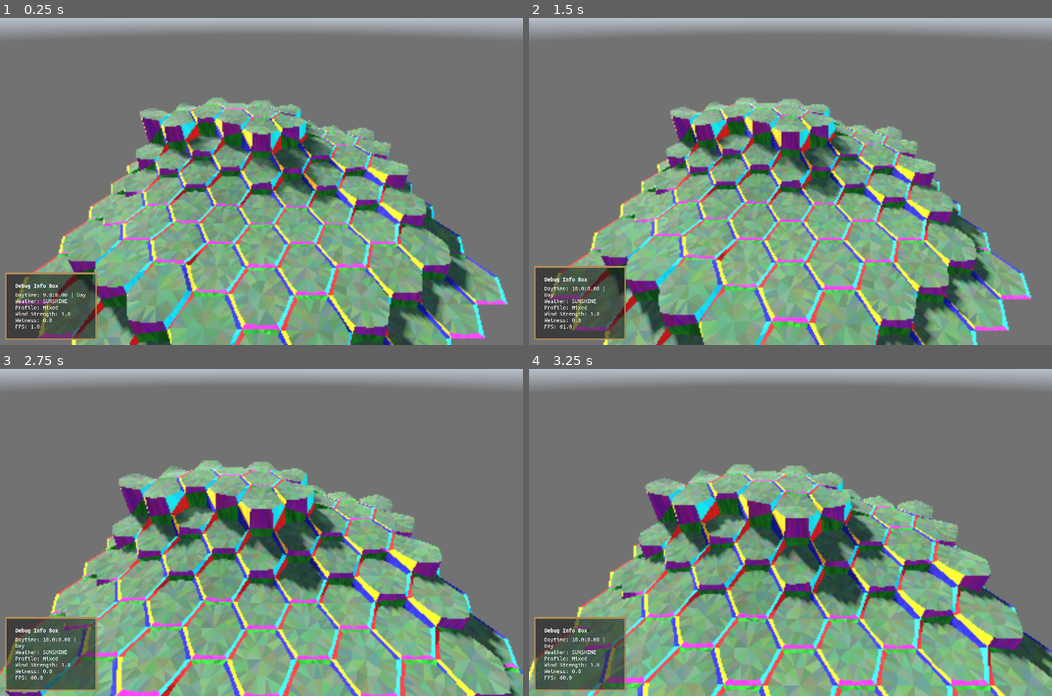
Above: before the commit, frames 1-4 (two rows, left to right).
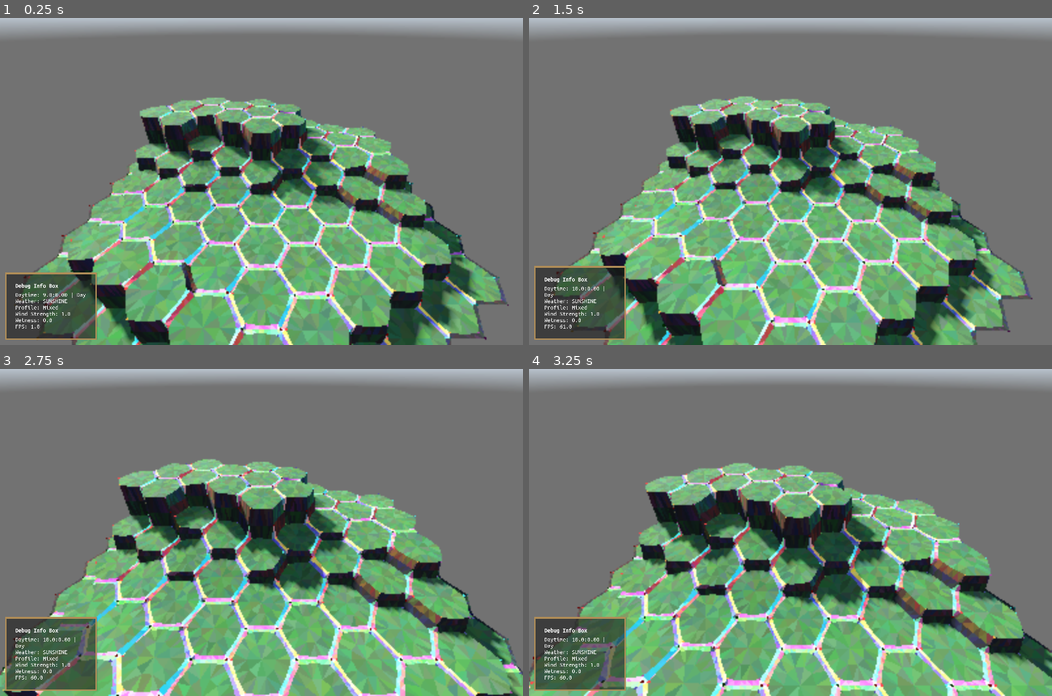
Above: after the commit, the same moments.

Repository: vincentwoelfer/hex
Game: Godot game, scene res://scenes/dev/MapGeneration.tscn
Same seed, same stepped clock (60 frames per second), same inputs: the game is played once before the commit and once after it. A sky picture missing from this copy of the repository is replaced by a grey-blue gradient.
Inputs (mouse positions are in pixels of both pictures, inside the frame that each line leads up to):
- Up to frame 1 (0.25 s): no input
- Up to frame 2 (1.5 s): tap Enter at 0.5 s; move the mouse to (905, 165) at 0.52 s; hold Shift (hold_speed_up_time) 0.53-1.28 s; hold Space (advance_world_time_one_step) 0.53-1.28 s; move the mouse to (685, 197) at 1.27 s; tap S (move_cam_backward) at 1.35 s
- Up to frame 3 (2.75 s): move the mouse to (313, 460) at 2.02 s; hold Shift (hold_speed_up_time) from 2.03 s (still down); hold W (move_cam_forward) from 2.03 s (still down)
- Up to frame 4 (3.25 s): keep holding Shift (hold_speed_up_time); move the mouse to (764, 597) at 2.77 s; release W (move_cam_forward) at 2.78 s; tap A (move_cam_left) at 2.85 s

The runs differ from the first frame. In frame 1, 36% of the frame differs, in the area x 2-98%, y 24-100%; in frame 2, 36%; in frame 3, 37%, in the area x 0-100%, y 27-100%; in frame 4, 37%.

Commit message:
Reworked HexGeometry. Working except smoothed transition heights

Diff:
--- a/src/HexPos.gd
+++ b/src/HexPos.gd
@@ -70,8 +70,7 @@
 # ]
 
 static func hexpos_direction(direction: int) -> HexPos:
-    assert(direction >= 0)
-    return hexpos_directions[direction % 6]
+    return hexpos_directions[Util.as_dir(direction)]
 
 
 # static func hexpos_direction_diagonal(direction: int) -> HexPos:
--- a/src/autoload/MapManager.gd
+++ b/src/autoload/MapManager.gd
@@ -17,31 +17,125 @@
 var map: HexMap = HexMap.new()
 
 
-func get_hex_transitions(hex_pos: HexPos) -> Array[HexTileTransition]:
-	assert(map.get_hex(hex_pos) != null)
+# Requires the heights of the adjacent hex to be added to the map already
+func create_hex_geometry_input(hex_pos: HexPos) -> HexGeometryInput:
+	var tile := map.get_hex(hex_pos)
+	assert(tile != null)
 
-	var own_height := map.get_hex(hex_pos).height
+	# Height
+	var input := HexGeometryInput.new()
+	input.height = tile.height
 
-	var transitions: Array[HexTileTransition] = []
+	# Neighbours
+	var neighbours: Array[HexTile] = []
+	neighbours.resize(6)
 	for dir in range(6):
-		var adj: HexTile = map.get_hex(hex_pos.get_neighbor(dir))
+		neighbours[dir] = map.get_hex(hex_pos.get_neighbor(dir))
+
+	# Transitions
+	for dir in range(6):
+		input.transitions[dir] = create_transition_between_tiles(tile, neighbours[dir])
+
+	# Corner vertices
+	for dir in range(6):
+		var angle := Util.getHexAngle(dir)
+		var vec: Vector3 = Util.getHexVertex(HexConst.outer_radius, angle) # X/Z
+		var both_neighbours: Array[HexTile] = [neighbours[Util.as_dir(dir - 1)], neighbours[dir]]
+		vec.y = determine_corner_vertex_height(input.height, both_neighbours)
+		input.corner_vertices[dir] = vec
+
+	# Corner vertices smoothing
+	for dir in range(6):
+		# Use normal corner_vertex as base
+		var vec: Vector3 = input.corner_vertices[dir]
+
+		var both_transitions: Array[HexGeometryInput.Transition] = [input.transitions[Util.as_dir(dir - 1)], input.transitions[Util.as_dir(dir)]]
+		vec.y = determine_corner_vertex_smoothing_height(input.height, vec.y, both_transitions)
+		input.corner_vertices_smoothing[dir] = vec
+
+	return input
+
+
+func determine_corner_vertex_smoothing_height(own_height: int, strict_corner_height: float, trans: Array[HexGeometryInput.Transition]) -> float:
+	# BOTH THE SAME
+	if trans[0].type == trans[1].type:
+		# Both SMOOTH
+		if trans[0].type == HexGeometryInput.TransitionType.SMOOTH:
+			# Use normal (strict) corner vertex
+			return strict_corner_height # Already global height
+
+		# BOTH SHARP
+		elif trans[0].type == HexGeometryInput.TransitionType.SHARP:
+			# Use own height
+			return 0.0
+
+		# BOTH INVALID
+		elif trans[0].type == HexGeometryInput.TransitionType.INVALID:
+			# Use own height
+			return 0.0
+
+		# Should never happen
+		assert(false)
+		return 0.0
+
+	# BOTH DIFFERENT
+	else:
+		# Different or one invalid -> take the smooth one and average
 		var height_other: int
-		var type : HexTileTransition.Type
+		if trans[0].type == HexGeometryInput.TransitionType.SMOOTH:
+			height_other = trans[0].height_other
+		else:
+			height_other = trans[1].height_other
 
-		if adj != null:
-			height_other = adj.height
-			if abs(height_other - own_height) >= HexConst.trans_type_max_height_diff:
-				type = HexTileTransition.Type.SHARP
-			else:
-				type = HexTileTransition.Type.SMOOTH
+		var avg := (height_other + own_height) / 2.0
+		return (avg - own_height) * HexConst.height
 
+
+# Computes the height of the corner vertex bordering these two transitions.
+# Relative = already as float and minus own height -> as vertex coordinates
+func determine_corner_vertex_height(own_height: int, neighbours: Array[HexTile]) -> float:
+	var heights: Array[int] = [own_height]
+	for n in neighbours:
+		if n != null:
+			heights.append(n.height)
+
+	# No valid neighbours -> use own height
+	if heights.size() == 1:
+		return own_height * HexConst.height
+
+	# One valid neighbour -> average heights
+	if heights.size() == 2:
+		var avg := (heights[0] + heights[1]) / 2.0
+		return (avg - own_height) * HexConst.height
+
+	# Two valid neighbours -> per-transition average -> use median
+	else:
+		var averages: Array[float] = []
+		averages.push_back((heights[0] + heights[1]) / 2.0)
+		averages.push_back((heights[1] + heights[2]) / 2.0)
+		averages.push_back((heights[2] + heights[0]) / 2.0)
+
+		# median
+		averages.sort()
+		var median := averages[1]
+		return (median - own_height) * HexConst.height
+
+
+func create_transition_between_tiles(from: HexTile, to: HexTile) -> HexGeometryInput.Transition:
+	assert(from != null)
+	var t := HexGeometryInput.Transition.new()
+
+	if to != null:
+		t.height_other = to.height
+		if abs(t.height_other - from.height) >= HexConst.trans_type_max_height_diff:
+			t.type = HexGeometryInput.TransitionType.SHARP
 		else:
-			# If neighbour does not exists set height to same as own tile and mark transition
-			height_other = own_height
-			type = HexTileTransition.Type.INVALID
-
-		transitions.push_back(HexTileTransition.new(height_other, type))
-	return transitions
+			t.type = HexGeometryInput.TransitionType.SMOOTH
+	else:
+		# If neighbour does not exists set height to same as from tile and mark transition invalid
+		t.height_other = from.height
+		t.type = HexGeometryInput.TransitionType.INVALID
+	return t
 
 
 func get_all_hex_coordinates(N: int) -> Array[HexPos]:
--- a/src/debug/DebugShapes3D.gd
+++ b/src/debug/DebugShapes3D.gd
@@ -1,3 +1,4 @@
+@tool
 class_name DebugShapes3D
 
 static func create_sphere(r: float, color: Color = Color.RED) -> PrimitiveMesh:
--- a/src/tile/HexGeometry.gd
+++ b/src/tile/HexGeometry.gd
@@ -10,8 +10,7 @@
 var samplerVertical: PolygonSurfaceSampler
 
 # Input Variables. The height is absolute!
-var transitions: Array[HexTileTransition]
-var height: int
+var input: HexGeometryInput
 
 # Intermediate variables
 var verts_center: PackedVector3Array
@@ -19,30 +18,26 @@
 var verts_outer: PackedVector3Array
 
 
-func _init(height_: int, transitions_: Array[HexTileTransition]) -> void:
-	self.height = height_
-	self.transitions = transitions_
-
-
-func get_corner_vertex(i: int) -> Vector3:
-	return verts_outer[get_corner_index(i)]
-
-func get_corner_index(i: int) -> int:
-	return i * HexConst.total_verts_per_side()
+func _init(input_: HexGeometryInput) -> void:
+	assert(input_ != null)
+	self.input = input_
+	generate()
 
 
 func generate() -> void:
+	#########################################
+	# Generate flat vertices (no height information)
+	#########################################
 	verts_center = generateCenterPoints(HexConst.extra_verts_per_center)
 	verts_inner = generateInnerHexagonNoCorners(HexConst.inner_radius, HexConst.extra_verts_per_side, HexConst.core_circle_smooth_strength)
 	verts_outer = generateOuterHexagonWithCorners(HexConst.inner_radius, HexConst.outer_radius, HexConst.extra_verts_per_side)
 
 	#########################################
-	# Adjust vertex heights
-	#########################################
-	# Adjust outer/transitional vertex heights
-	modifyOuterVertexHeights()
-	modifyInnerAndCenterVertexHeights()
-	modifyOuterVertexHeightsAgain()
+	# Set vertex heights
+	#########################################
+	setOuterVertexHeights()
+	setInnerAndCenterVertexHeights()
+	# setOuterVertexHeightsAgain()
 
 	#########################################
 	# Triangulate
@@ -51,7 +46,9 @@
 	triangles += triangulateCenter()
 	triangles += triangulateOuter()
 
-	# Add triangles to mesh
+	#########################################
+	# Build mesh from triangles
+	#########################################
 	var st: SurfaceTool = SurfaceTool.new()
 	st.begin(Mesh.PRIMITIVE_TRIANGLES)
 	st.set_normal(Vector3.UP)
@@ -64,7 +61,9 @@
 	st.generate_normals()
 	mesh = st.commit()
 
-	# Recreate triangle samplerAll
+	#########################################
+	# Create polygon samplers from triangles
+	#########################################
 	self.samplerAll = PolygonSurfaceSampler.new(self.triangles)
 	self.samplerHorizontal = PolygonSurfaceSampler.new(self.triangles)
 	self.samplerHorizontal.filter_max_incline(45)
@@ -73,90 +72,100 @@
 	self.samplerVertical.filter_min_incline(45)
 
 
-func modifyInnerAndCenterVertexHeights() -> void:
-	# Set height according to weightes average of hex corners
+func setOuterVertexHeights() -> void:
+	# For each CORNER: Take corner vertex height from input. No transition height here, corner_vertices[].height is already final height
+	for i in range(6):
+		verts_outer[dir_to_corner_index(i)].y = input.corner_vertices[i].y
+		#print(input.corner_vertices[i].y)
+
+
+	# For each DIRECTION: Adjust height of outer vertices according do adjacent tiles.
+	# This does not modify the corner vertices
+	for i in range(6):
+		# Determine height (normalize relative to own height)
+		var y: float = HexConst.transition_height(input.transitions[i].height_other - input.height)
+
+		# +1 to ommit corners
+		var start := dir_to_corner_index(i) + 1
+		var end := dir_to_corner_index(i + 1)
+
+		for x in range(start, end):
+			verts_outer[x].y = y
+
+
+func setInnerAndCenterVertexHeights() -> void:
+	if HexConst.smooth_height_factor_inner == 0.0:
+		return
+
+	# Set height according to weighted average of hex corners
 	for i in range(verts_center.size()):
-		verts_center[i].y = lerpf(verts_center[i].y, getInterpolatedHeightInside(verts_center[i]), HexConst.smooth_height_factor_inner)
+		verts_center[i].y = lerpf(0.0, getInterpolatedHeightInside(verts_center[i]), HexConst.smooth_height_factor_inner)
 
 	for i in range(verts_inner.size()):
-		verts_inner[i].y = lerpf(verts_inner[i].y, getInterpolatedHeightInside(verts_inner[i]), HexConst.smooth_height_factor_inner)
-
-
-func modifyOuterVertexHeightsAgain() -> void:
-	for i in range(verts_outer.size()):
-		var is_corner: bool = i % HexConst.total_verts_per_side() == 0
-
-		if not is_corner:
-			var prev_corner: int = i - (i % HexConst.total_verts_per_side())
-			var next_corner: int = (prev_corner + HexConst.total_verts_per_side()) % verts_outer.size()
-
-			var t := compute_t_on_line_segment(Util.toVec2(verts_outer[i]), Util.toVec2(verts_outer[prev_corner]), Util.toVec2(verts_outer[next_corner]))
-			var h := (1.0 - t) * verts_outer[prev_corner].y + t * verts_outer[next_corner].y
-
-			verts_outer[i].y = lerpf(verts_outer[i].y, h, HexConst.smooth_height_factor_outer)
+		verts_inner[i].y = lerpf(0.0, getInterpolatedHeightInside(verts_inner[i]), HexConst.smooth_height_factor_inner)
+
+
+# func setOuterVertexHeightsAgain() -> void:
+# 	if HexConst.smooth_height_factor_outer == 0.0:
+# 		return
+
+# 	for i in range(verts_outer.size()):
+# 		var is_corner: bool = i % HexConst.total_verts_per_side() == 0
+
+# 		if not is_corner:
+# 			var prev_corner: int = i - (i % HexConst.total_verts_per_side())
+# 			var next_corner: int = (prev_corner + HexConst.total_verts_per_side()) % verts_outer.size()
+
+# 			# var t := compute_t_on_line_segment(Util.toVec2(verts_outer[i]), Util.toVec2(verts_outer[prev_corner]), Util.toVec2(verts_outer[next_corner]))
+# 			# var h := (1.0 - t) * verts_outer[prev_corner].y + t * verts_outer[next_corner].y
+
+# 			# verts_outer[i].y = lerpf(verts_outer[i].y, h, HexConst.smooth_height_factor_outer)
+
+# 			@warning_ignore("integer_division")
+# 			var prev_corner_index: int = prev_corner / HexConst.total_verts_per_side()
+# 			@warning_ignore("integer_division")
+# 			var next_corner_index: int = next_corner / HexConst.total_verts_per_side()
+
+# 			var trans_type := transitions[prev_corner_index].type
+
+# 			var t := compute_t_on_line_segment(Util.toVec2(verts_outer[i]), Util.toVec2(verts_outer[prev_corner]), Util.toVec2(verts_outer[next_corner]))
+# 			var h := (1.0 - t) * getCornerHeightWeightedByTransitions(prev_corner_index, trans_type) + t * getCornerHeightWeightedByTransitions(next_corner_index, trans_type)
+
+# 			verts_outer[i].y = lerpf(verts_outer[i].y, h, HexConst.smooth_height_factor_outer)
 
 
 func getInterpolatedHeightInside(p: Vector3) -> float:
 	var weights := computeBarycentricWeightsForInsidePoint(p)
 	var h: float = 0.0
 	for i in range(6):
-		h += weights[i] * get_corner_vertex(i).y * getCornerWeightsAccordingToTransitionTypes(i)
+		# TODO dont weight corner height by transitions, use full weight but change corner height
+		#h += weights[i] * get_corner_vertex(i).y * getCornerWeightsAccordingToTransitionTypes(i)
+
+		# Only use smooth transitions
+		# h += weights[i] * getCornerHeightWeightedByTransitions(i, HexTileTransition.Type.SMOOTH)
+		h += weights[i] * input.corner_vertices_smoothing[i].y
 
 	return h
 
 
-func getCornerWeightsAccordingToTransitionTypes(corner_index: int) -> float:
-	# Get both transitions
-	var trans: Array[HexTileTransition] = [transitions[(corner_index - 1 + 6) % 6], transitions[corner_index]]
-
-	# Average transition types
-	return (trans[0].get_weight() + trans[1].get_weight()) / 2.0
-
-
-# Computes the height of the corner vertex bordering these two transitions.
-# Relative = already as float and minus own height -> as vertex coordinates
-func getCornerVertexHeight(trans: Array[HexTileTransition]) -> float:
-	# Add transitions to array
-	var heights: Array[int] = [self.height]
-	for t in trans:
-		if t.type != HexTileTransition.Type.INVALID:
-			heights.append(t.height_other)
-
-	var accum := 0.0
-
-	for h in heights:
-		accum += h
-	var avg := accum / heights.size()
-
-	var final_height := (avg - self.height) * HexConst.height
-
-	#var final_height := HexConst.transition_height(avg - self.height)
-
-	return final_height
-
-
-func modifyOuterVertexHeights() -> void:
-	# For each CORNER: Adjust vertices according to both adjacent tiles
-	for i in range(6):
-		# Get both transitions and create sorted heights array
-		var trans: Array[HexTileTransition] = [transitions[(i - 1 + 6) % 6], transitions[i]]
-
-		# Actually set height
-		verts_outer[get_corner_index(i)].y = getCornerVertexHeight(trans)
-
-
-	# For each DIRECTION: Adjust height of outer vertices according do adjacent tiles.
-	# This does not modify the corner vertices
-	for i in range(6):
-		# Determine height (normalize relative to own height)
-		var y: float = HexConst.transition_height(transitions[i].height_other - self.height)
-
-		# +1 to ommit corners
-		var start := get_corner_index(i) + 1
-		var end := get_corner_index(i + 1)
-
-		for x in range(start, end):
-			verts_outer[x].y = y
+# func getCornerHeightWeightedByTransitions(corner_index: int, transition_perspective: HexTileTransition.Type) -> float:
+# 	var trans: Array[HexTileTransition] = [transitions[(corner_index - 1 + 6) % 6], transitions[corner_index]]
+# 	var transition_weighted_corner_heights: Array[float] = [0.0, 0.0]
+
+# 	var num_valid: int = 0
+# 	for i in range(2):
+# 		transition_weighted_corner_heights[i] = HexConst.transition_height(trans[i].height_other - input.height)
+# 		if trans[i].type != transition_perspective:
+# 			transition_weighted_corner_heights[i] = 0
+# 		else:
+# 			num_valid += 1
+
+# 	# TODO BUGGY
+# 	if num_valid > 0:
+# 		var avg := (transition_weighted_corner_heights[0] + transition_weighted_corner_heights[1]) / num_valid
+# 		return avg
+# 	else:
+# 		return get_corner_vertex(corner_index).y
 
 
 func triangulateCenter() -> Array[Triangle]:
@@ -191,7 +200,7 @@
 		if all_vertices_on_circle and Util.isTriangleOutsideOfPolygon([p1, p2, p3], verts_polygon_packed):
 			continue
 
-		tris.append(Triangle.new(p1, p2, p3, Colors.randColorVariation(col, 0.05)))
+		tris.append(Triangle.new(p1, p2, p3, Colors.colorVariation(col, 0.05)))
 
 	return tris
 
@@ -202,55 +211,59 @@
 	var s_out := verts_outer.size()
 
 	# Per Side
-	for x in range(6):
-		var col := Colors.getDistincHexColor(x)
+	for dir in range(6):
+		var sideColor := Colors.getDistincHexColor(dir)
+		sideColor = Colors.modifyColorForTransitionType(sideColor, input.transitions[dir].type)
 
 		# start inner & outer
-		var i := x * (1 + HexConst.extra_verts_per_side)
-		var j := x * HexConst.total_verts_per_side()
+		var i := dir * (1 + HexConst.extra_verts_per_side)
+		var j := dir * HexConst.total_verts_per_side()
 
 		# end inner & outer
-		var n1 := (x + 1) * (1 + HexConst.extra_verts_per_side)
-		var n2 := (x + 1) * HexConst.total_verts_per_side() - 1
+		var n1 := (dir + 1) * (1 + HexConst.extra_verts_per_side)
+		var n2 := (dir + 1) * HexConst.total_verts_per_side() - 1
 
 		# Triangulate start-corner manually here
-		tris.append(Triangle.new(verts_inner[i % s_in], verts_outer[j % s_out], verts_outer[(j + 1) % s_out], Colors.randColorVariation(col)))
+		var corner_color := Colors.modifyColorForCornerArea(sideColor)
+		tris.append(Triangle.new(verts_inner[i % s_in], verts_outer[j % s_out], verts_outer[(j + 1) % s_out], corner_color))
 		j += 1
 
 		# Only transition area between hexes, without corners!
 		while i < n1 or j < n2:
-			var c := Colors.randColorVariation(col)
+			var col := Colors.colorVariation(sideColor)
 			var outer_is_clockwise_further := Util.isClockwiseOrder(verts_inner[i % s_in], verts_outer[j % s_out])
 
 			if j == n2 or (i < n1 and outer_is_clockwise_further):
-				tris.append(Triangle.new(verts_inner[i % s_in], verts_outer[j % s_out], verts_inner[(i + 1) % s_in], c))
+				tris.append(Triangle.new(verts_inner[i % s_in], verts_outer[j % s_out], verts_inner[(i + 1) % s_in], col))
 				i += 1
 			else:
-				tris.append(Triangle.new(verts_inner[i % s_in], verts_outer[j % s_out], verts_outer[(j + 1) % s_out], c))
+				tris.append(Triangle.new(verts_inner[i % s_in], verts_outer[j % s_out], verts_outer[(j + 1) % s_out], col))
 				j += 1
 
 		# Triangulate end-corner manually here
-		tris.append(Triangle.new(verts_inner[i % s_in], verts_outer[j % s_out], verts_outer[(j + 1) % s_out], Colors.randColorVariation(col)))
+		corner_color = Colors.modifyColorForCornerArea(sideColor)
+		tris.append(Triangle.new(verts_inner[i % s_in], verts_outer[j % s_out], verts_outer[(j + 1) % s_out], corner_color))
 
 	return tris
 
 
+# Point must be strictly inside hexagon (not on borders)!
 func computeBarycentricWeightsForInsidePoint(p_3d: Vector3) -> PackedFloat32Array:
 	# See http://www.geometry.caltech.edu/pubs/MHBD02.pdf
 
 	var p := Util.toVec2(p_3d)
-	var weights: PackedFloat32Array
+	var weights: PackedFloat32Array = []
 	weights.resize(6)
-	var weight_sum: float = 0
+
+	var weight_sum: float = 0.0
 	var on_border := false
 
 	for i in range(6):
 		var w: float
-		var prev := (i - 1 + 6) % 6
-		var next := (i + 1) % 6
-		var corner_i := Util.toVec2(get_corner_vertex(i))
-		var corner_prev := Util.toVec2(get_corner_vertex(prev))
-		var corner_next := Util.toVec2(get_corner_vertex(next))
+		# Get corners as 2D
+		var corner_i := Util.toVec2(input.corner_vertices[i])
+		var corner_prev := Util.toVec2(input.corner_vertices[Util.as_dir(i - 1)])
+		var corner_next := Util.toVec2(input.corner_vertices[Util.as_dir(i + 1)])
 
 		# TODO maybe remove this code if its slow and not needed!
 		# Check if p is very close to one of the hexagon border segments for this corner i
@@ -269,7 +282,6 @@
 		var tan2 := cotangent(p, corner_i, corner_next)
 		w = (tan1 + tan2) / (p - corner_i).length_squared()
 
-
 		weights[i] = w
 		weight_sum += w
 
@@ -302,6 +314,16 @@
 	# Inwards if center is smaller than both other vertices
 	return dist_center <= dist_left and dist_center <= dist_right
 
+
+func get_corner_vertex(i: int) -> Vector3:
+	return verts_outer[dir_to_corner_index(i)]
+
+
+#########################################################################################
+#########################################################################################
+# Static functions
+#########################################################################################
+#########################################################################################
 
 static func generateInnerHexagonNoCorners(r: float, extra_verts_per_side: int, smooth_strength: float) -> PackedVector3Array:
 	var total_verts: int = 6 * (1 + extra_verts_per_side)
@@ -357,9 +379,6 @@
 	return vertices
 
 
-#########################################################################################
-# Actual static functions
-#########################################################################################
 # Compute the 3 Vector3 points for one hex corner
 static func getThreeHexCornerVertices(r_inner: float, r_outer: float, angle: float) -> PackedVector3Array:
 	# No smooth strength since corner
@@ -416,3 +435,7 @@
 	var ba := a - b
 	var bc := c - b
 	return bc.dot(ba) / abs(bc.cross(ba))
+
+
+static func dir_to_corner_index(i: int) -> int:
+	return i * HexConst.total_verts_per_side()
--- /dev/null
+++ b/src/tile/HexGeometryInput.gd
@@ -0,0 +1,40 @@
+@tool
+class_name HexGeometryInput
+
+var height: int
+var corner_vertices: Array[Vector3]
+var corner_vertices_smoothing: Array[Vector3]
+
+# Transitions
+enum TransitionType {INVALID, SHARP, SMOOTH}
+
+class Transition:
+    var type: TransitionType
+    var height_other: int
+
+var transitions: Array[Transition]
+
+func _init() -> void:
+    self.transitions.resize(6)
+    self.corner_vertices.resize(6)
+    self.corner_vertices_smoothing.resize(6)
+
+func create_debug_visualization(parent: Node3D) -> void:
+    for i in range(6):
+        var instance := MeshInstance3D.new()
+        var color := Colors.getDistincHexColor(i).darkened(0.6)
+        instance.mesh = DebugShapes3D.create_sphere(0.15 - i * 0.01, color)
+        instance.position = corner_vertices[i]
+        parent.add_child(instance)
+
+    for i in range(6):
+        var instance := MeshInstance3D.new()
+        var color := Colors.getDistincHexColor(i).lightened(0.3)
+        instance.mesh = DebugShapes3D.create_sphere(0.15 - i * 0.01, color)
+        var pos: Vector3 = corner_vertices_smoothing[i]
+        var inwards_factor := HexConst.inner_radius / HexConst.outer_radius
+        pos.x *= inwards_factor
+        pos.z *= inwards_factor
+        pos.y *= inwards_factor
+        instance.position = pos
+        parent.add_child(instance)
--- a/src/tile/HexTile.gd
+++ b/src/tile/HexTile.gd
@@ -70,9 +70,14 @@
 	if rocks != null:
 		rocks.free()
 
+	# Does this solve everything?
+	# For now, it deletes debug visuals
+	for c in self.get_children():
+		c.free()
+
 	# Add geometry - Get relevant parameters from Map (read-only)
-	geometry = HexGeometry.new(self.height, MapManager.get_hex_transitions(self.hexpos))
-	geometry.generate()
+	var hex_input := MapManager.create_hex_geometry_input(self.hexpos)
+	geometry = HexGeometry.new(hex_input)
 	terrainMesh = MeshInstance3D.new()
 	terrainMesh.name = "terrain"
 	terrainMesh.mesh = geometry.mesh
@@ -80,11 +85,13 @@
 	terrainMesh.material_overlay = HIGHLIGHT_MAT
 	add_child(terrainMesh, true)
 
+	if DebugSettings.visualize_hex_input:
+		hex_input.create_debug_visualization(self)
+
 	if DebugSettings.generate_collision and self.height > 0:
 		terrainMesh.create_convex_collision(true, true)
 
-
-	if height > 0 and geometry.samplerHorizontal.is_valid():
+	if self.height > 0 and geometry.samplerHorizontal.is_valid():
 		# Add plants
 		if DebugSettings.enable_grass:
 			plant = SurfacePlant.new()
--- a/src/tile/HexTileTransition.gd
+++ /dev/null
@@ -1,21 +0,0 @@
-@tool
-class_name HexTileTransition
-
-var height_other: int
-var type: Type
-
-enum Type {INVALID, SHARP, SMOOTH}
-
-func _init(height_other_: int, type_: Type) -> void:
-    self.height_other = height_other_
-    self.type = type_
-
-
-func get_weight() -> float:
-    match type:
-        Type.SHARP:
-            return 0.0
-        Type.SMOOTH:
-            return 1.0
-        _:
-            return 0.0
--- a/src/utils/Colors.gd
+++ b/src/utils/Colors.gd
@@ -11,7 +11,7 @@
 	return Color(randf_range(lo, hi), randf_range(lo, hi), randf_range(lo, hi), 1.0)
 
 
-static func randColorVariation(color: Color, variation: float = 0.1) -> Color:
+static func colorVariation(color: Color, variation: float = 0.1) -> Color:
 	return color + Color(randf_range(-variation, variation), randf_range(-variation, variation), randf_range(-variation, variation), 0.0)
 
 
@@ -27,7 +27,20 @@
 	return Color.BLACK
 
 static func getDistinctHexColorTopSide() -> Color:
-	return Color(0.2, 0.3, 0.2)
+	return Color(0.15, 0.3, 0.15)
+
+
+static func modifyColorForCornerArea(base: Color) -> Color:
+	return base.lerp(Color(base.g, base.b, base.r), 0.4)
+
+
+static func modifyColorForTransitionType(base: Color, trans_type: HexGeometryInput.TransitionType) -> Color:
+	if trans_type == HexGeometryInput.TransitionType.SHARP:
+		return base.darkened(0.8)
+	elif trans_type == HexGeometryInput.TransitionType.SMOOTH:
+		return base.lightened(0.3)
+
+	return base.lerp(Color.BLACK, 0.9)
 
 
 static func getColorForIncline(inclineDeg: float) -> Color:
--- a/src/utils/DebugSettings.gd
+++ b/src/utils/DebugSettings.gd
@@ -4,5 +4,8 @@
 
 static var enable_grass: bool = false
 static var enable_rocks: bool = false
+static var generate_collision: bool = false
+
+# Visualization
 static var use_distinc_hex_colors : bool = true
-static var generate_collision: bool = false
+static var visualize_hex_input : bool = true
--- a/src/utils/Util.gd
+++ b/src/utils/Util.gd
@@ -1,3 +1,4 @@
+@tool
 class_name Util
 
 ######################################################
@@ -18,9 +19,16 @@
 ######################################################
 # ANGLES + VECTORS (Geometry)
 ######################################################
+# Ensures value is always [0, 5], even if suplying negative number
+static func as_dir(dir: int) -> int:
+	return (dir + 6) % 6
+
+static var HEX_ANGLES: Array[float] = [0.0, PI / 3.0, 2.0 * PI / 3.0, PI, 4.0 * PI / 3.0, 5.0 * PI / 3.0, 6.0 * PI / 3.0]
 static func getSixHexAngles() -> Array[float]:
-	var pi_third := PI / 3.0
-	return [0.0, pi_third, 2.0 * pi_third, PI, 4.0 * pi_third, 5.0 * pi_third, 6.0 * pi_third]
+	return HEX_ANGLES
+
+static func getHexAngle(dir: int) -> float:
+	return HEX_ANGLES[as_dir(dir)]
 
 
 static func vec3FromRadiusAngle(r: float, angle: float) -> Vector3:
